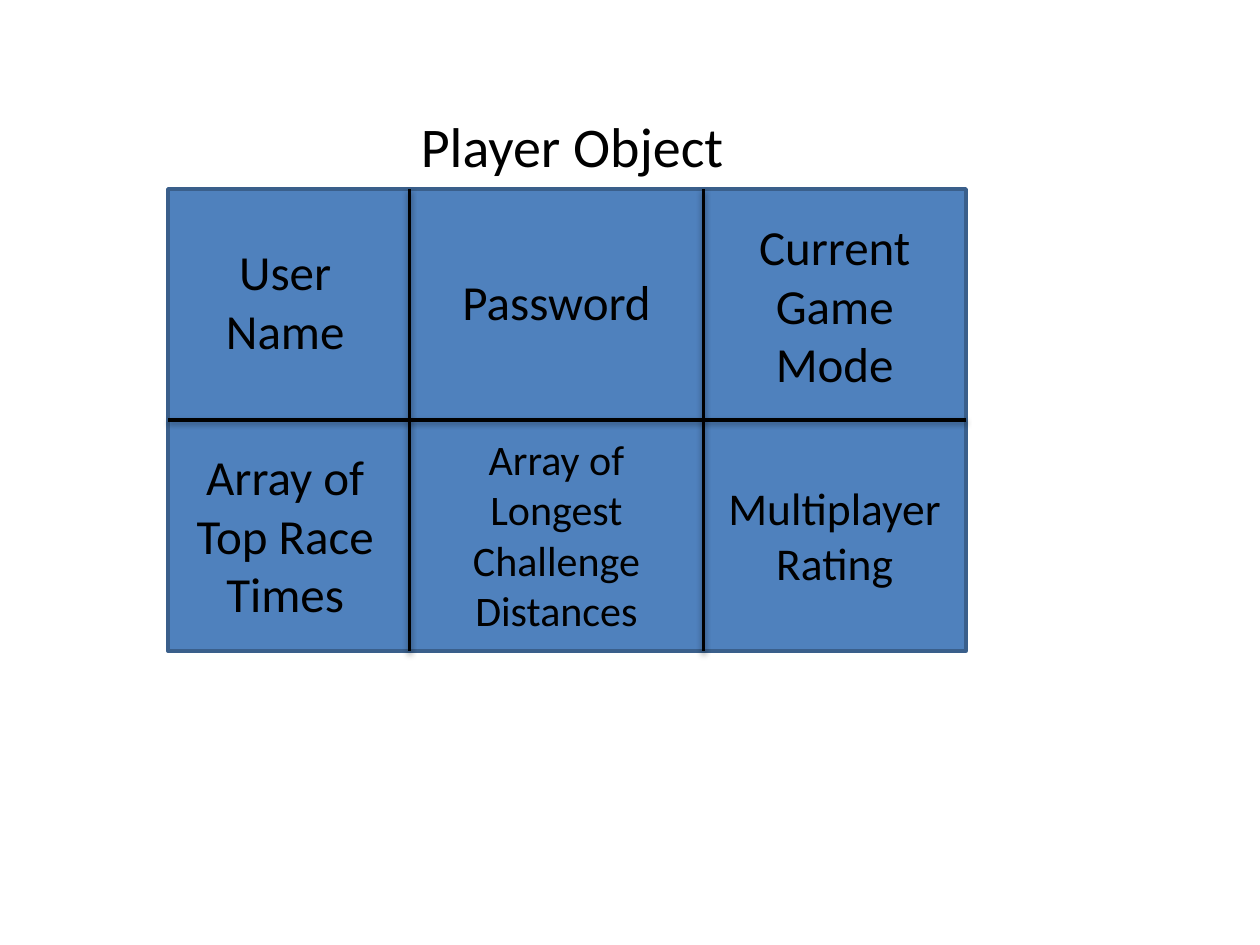
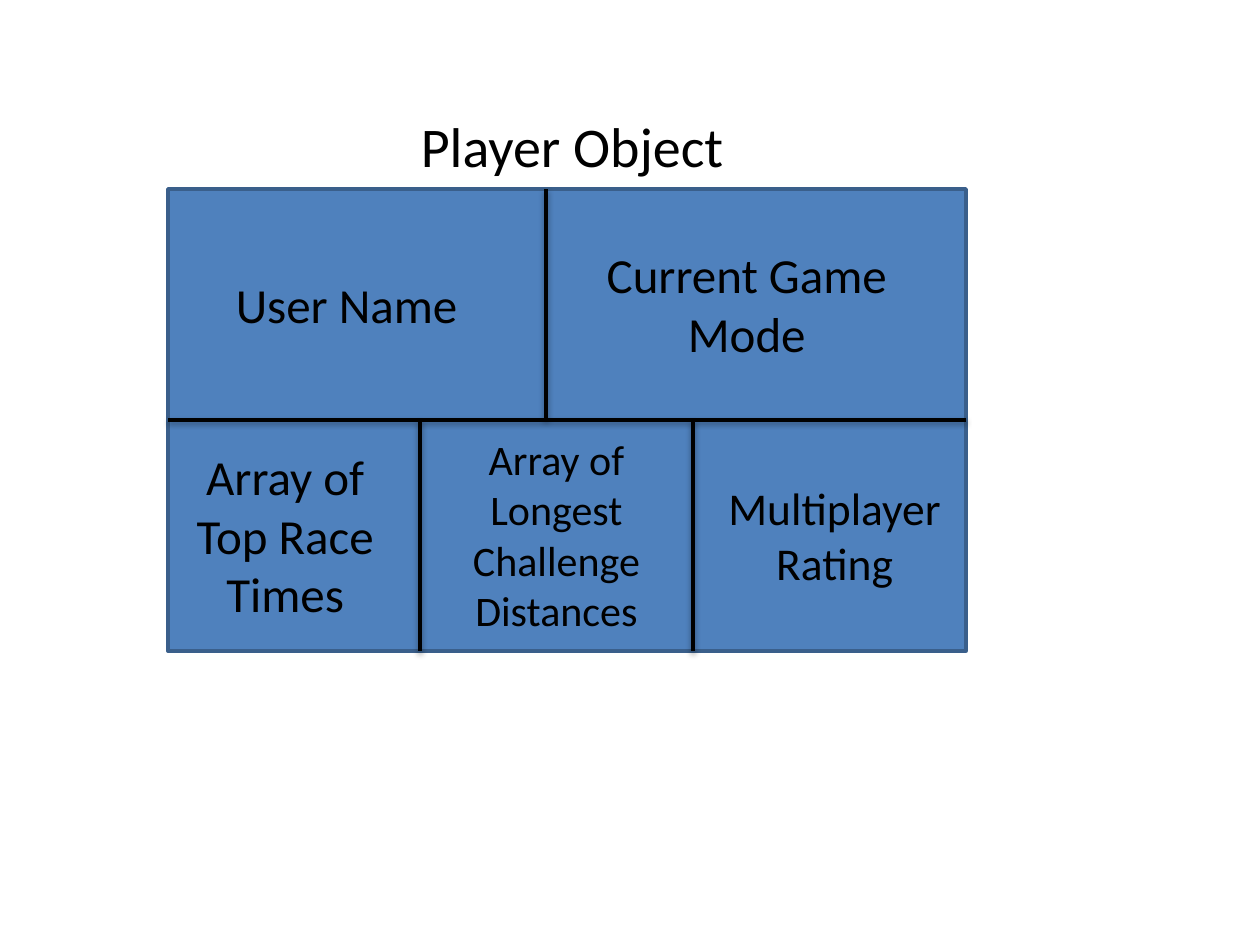
Before and after one commit to njchristian/Multiplayer-Game, a slide deck: slide 6 of Design Doc Figures.pptx. Drawn at 1260x945 pixels with LibreOffice and Linux fonts; fonts in the diff are those of the drawing. Boxes give left, top, right and bottom in pixels: in the first picture for what was removed or moved away, otherwise in the second. Text is boxed around its words. In the diff, an @@ line names an element or a change of style, - is before the commit and + after.

```diff
--- a/Design Doc Figures.pptx
+++ b/Design Doc Figures.pptx
@@ line added from (546, 420) to (546, 189), #000000 2 pt @@
@@ text "Current Game Mode" rewrapped from <box>759,233,910,383</box> to <box>607,261,887,353</box> @@
@@ text "User Name" rewrapped from <box>226,258,345,350</box> to <box>236,291,458,324</box> @@
@@ text removed at <box>462,286,650,321</box> @@
-Password
@@ line moved from (410, 189) - (410, 651) to (420, 651) - (420, 420) @@
@@ line moved from (703, 189) - (703, 651) to (693, 651) - (693, 420) @@
```
Also in this commit, not shown: 2 other files.
